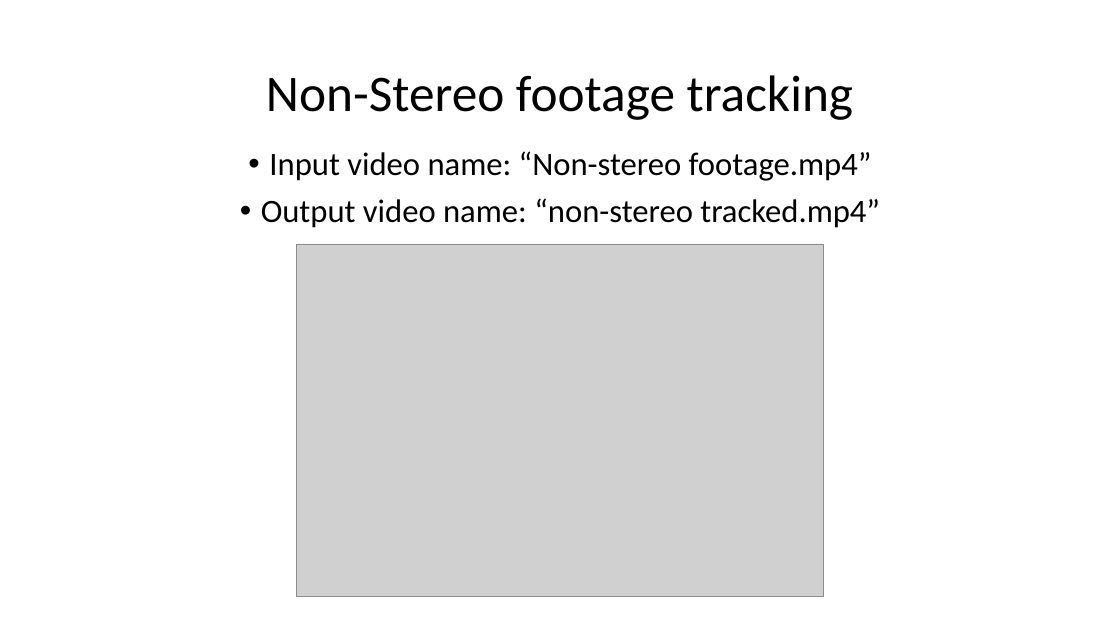
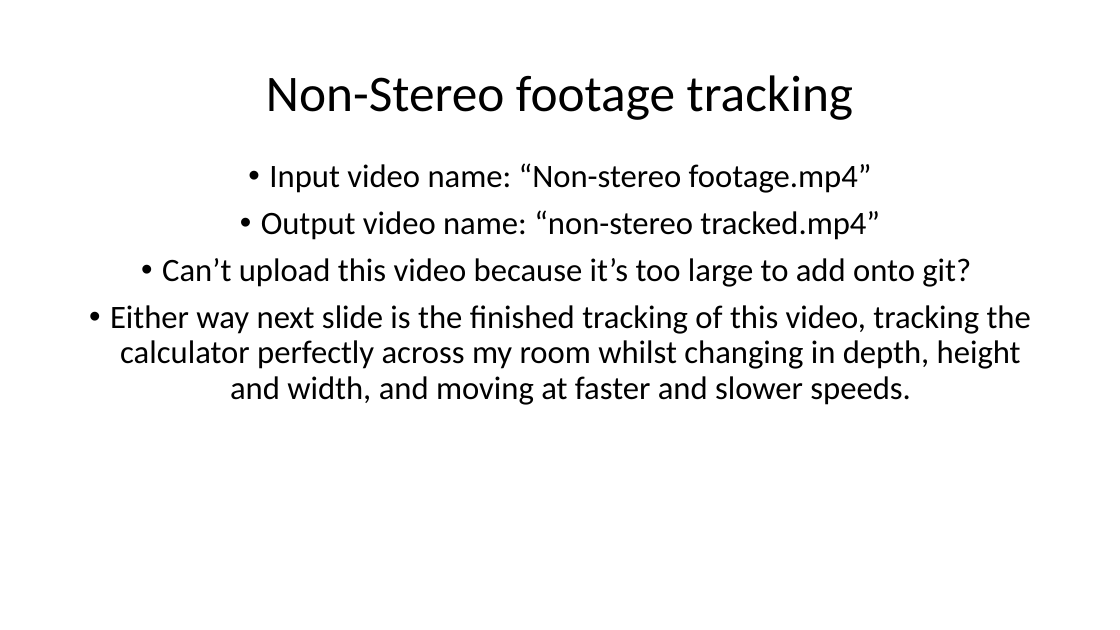
Before and after one commit to SeanOldenburger/Depth-Estimation, a slide deck: slide 2 of Results & Findings/KL Tracker.pptx. Drawn at 1120x630 pixels with LibreOffice and Linux fonts; fonts in the diff are those of the drawing; grey boxes stand for pictures. Boxes give left, top, right and bottom in pixels: in the first picture for what was removed or moved away, otherwise in the second. Text is boxed around its words. In the diff, an @@ line names an element or a change of style, - is before the commit and + after.

```diff
--- a/Results & Findings/KL Tracker.pptx
+++ b/Results & Findings/KL Tracker.pptx
@@ text "Input video name: “Non-stereo footage.mp4”": place and size @@
-text "Input video name: “Non-stereo footage.mp4”" at bbox=[261, 151, 880, 228]
+text "Input video name: “Non-stereo footage.mp4”" at bbox=[110, 163, 1031, 405]
@@ text at bbox=[110, 258, 1031, 405]: paragraphs added @@
+• Can’t upload this video because it’s too large to add onto git?
+• Either way next slide is the finished tracking of this video, tracking the calculator perfectly across my room whilst changing in depth, height and width, and moving at faster and slower speeds.
@@ picture removed at bbox=[297, 244, 823, 597] @@
```
Also in this commit, not shown: 2 other slides changed, 1 slide added.
